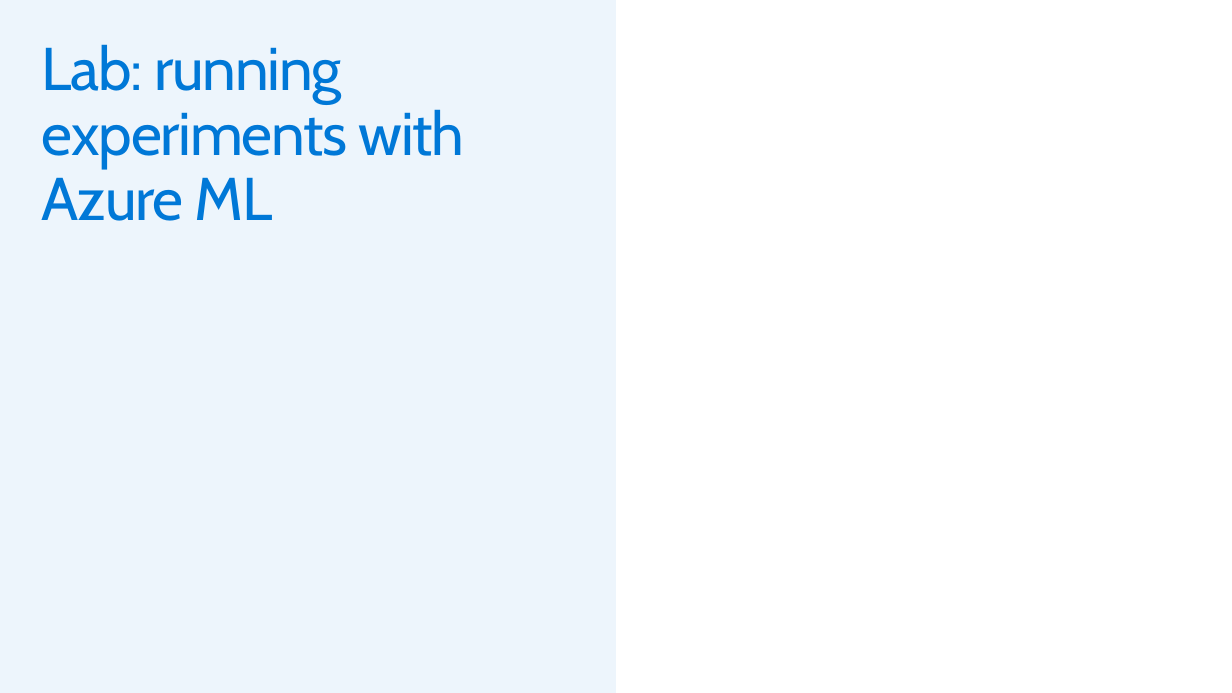
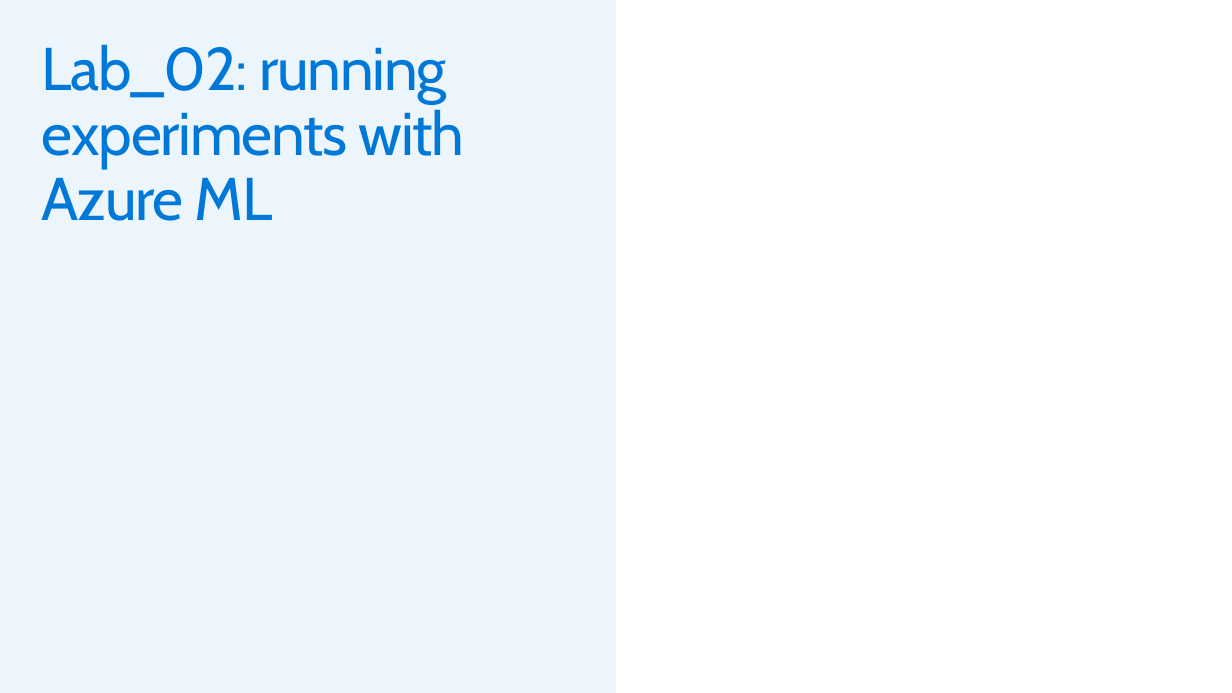
Before and after one commit to miquelladeboer/aml-mlops-workshop, a slide deck: slide 8 of Powerpoints/Module 2 - Experiments.pptx (slide 7 before the commit). Drawn at 1232x693 pixels with LibreOffice and Linux fonts; fonts in the diff are those of the drawing; background and template pictures are left out. Boxes give left, top, right and bottom in pixels: in the first picture for what was removed or moved away, otherwise in the second. Text is boxed around its words. In the diff, an @@ line names an element or a change of style, - is before the commit and + after.

```diff
--- a/Powerpoints/Module 2 - Experiments.pptx
+++ b/Powerpoints/Module 2 - Experiments.pptx
@@ title at <box>42,44,465,221</box>: text changed @@
-Lab: running experiments with Azure ML
+Lab_02: running experiments with Azure ML
```
Also in this commit, not shown: 1 other slide changed, 2 slides added, 8 other files.
